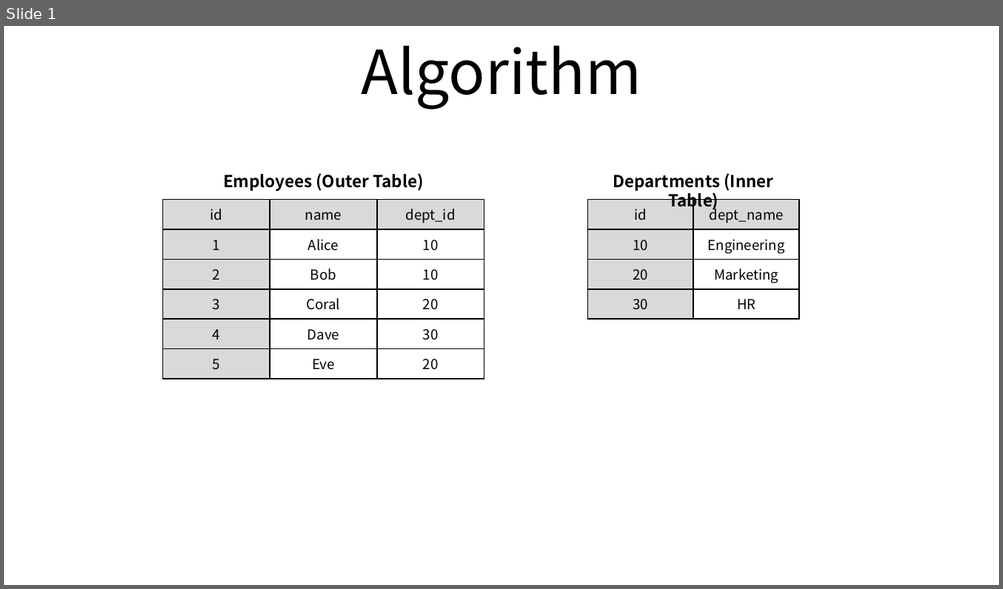
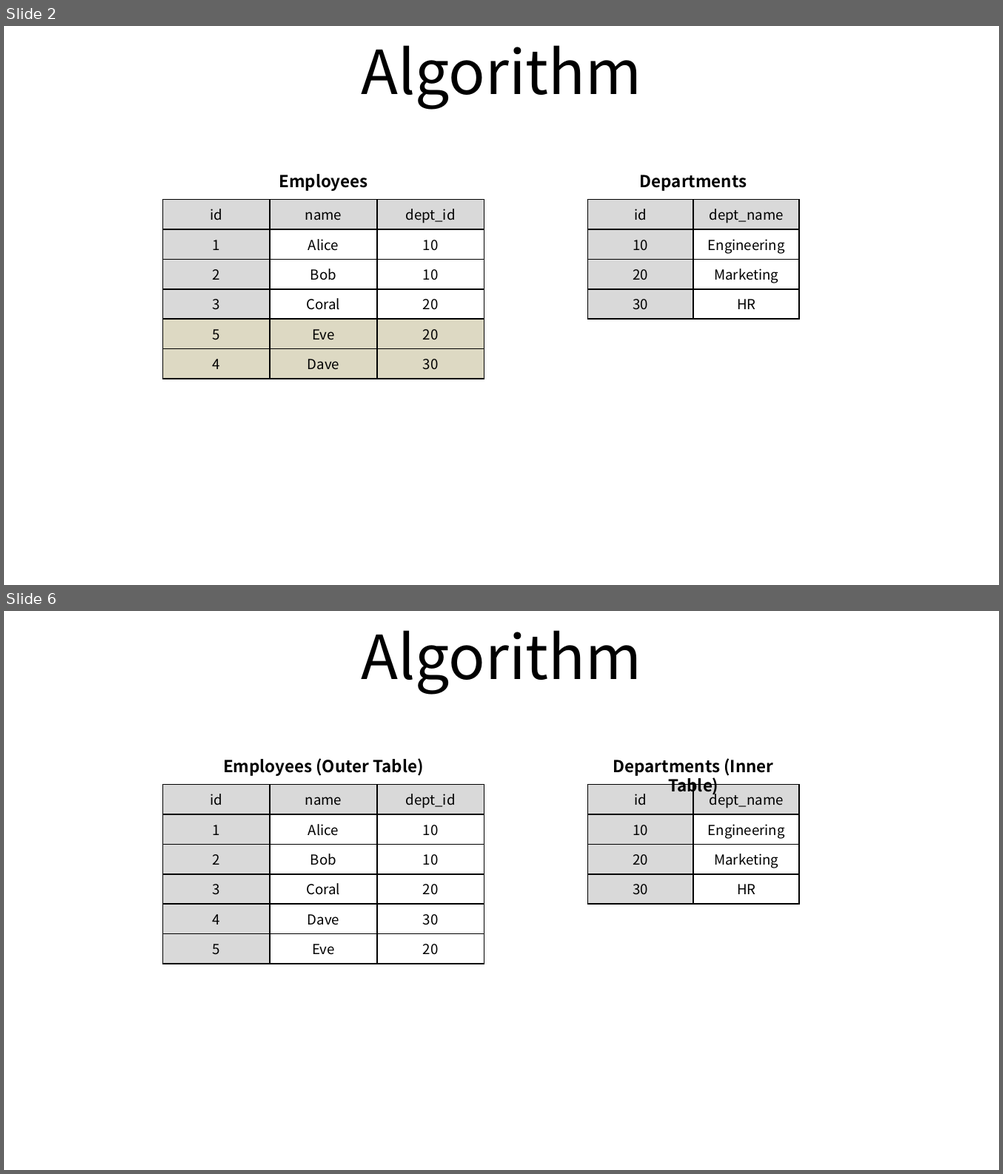
Before and after one commit to ssup2/blog-software, a slide deck: content/docs/theory-analysis/db-join/images/images.pptx. Shown one above the other, each under a label of ours: slide 1 before the commit, slides 2 and 6 after it; the slides between them are not shown. The pictures are 1003x589 and 1003x1174 pixels, drawn with LibreOffice and Linux fonts; fonts in the diff are those of the drawing. Boxes give left, top, right and bottom in pixels: in the first picture for what was removed or moved away, otherwise in the second. Text is boxed around its words. In the diff, an @@ line names an element or a change of style, - is before the commit and + after.

```diff
--- a/content/docs/theory-analysis/db-join/images/images.pptx
+++ b/content/docs/theory-analysis/db-join/images/images.pptx
@@ slide 2 added at <box>4,26,999,585</box>, background #FFFFFF @@
@@ title added at <box>361,45,641,110</box>, 44 pt, text #000000 @@
+Algorithm
@@ text added at <box>279,174,367,191</box>, 12 pt, text #000000, bold @@
+Employees
@@ text added at <box>640,175,747,191</box>, 12 pt, text #000000, bold @@
+Departments
@@ table added at <box>163,200,485,373</box>, 6 rows, 3 columns @@
+id | name | dept_id
+1 | Alice | 10
+2 | Bob | 10
+3 | Coral | 20
+5 | Eve | 20
+4 | Dave | 30
@@ table added at <box>588,200,799,313</box>, 4 rows, 2 columns @@
+id | dept_name
+10 | Engineering
+20 | Marketing
+30 | HR
@@ what was slide 1 is now slide 6 @@
```
Also in this commit, not shown: 1 other slide added, 4 other files.
